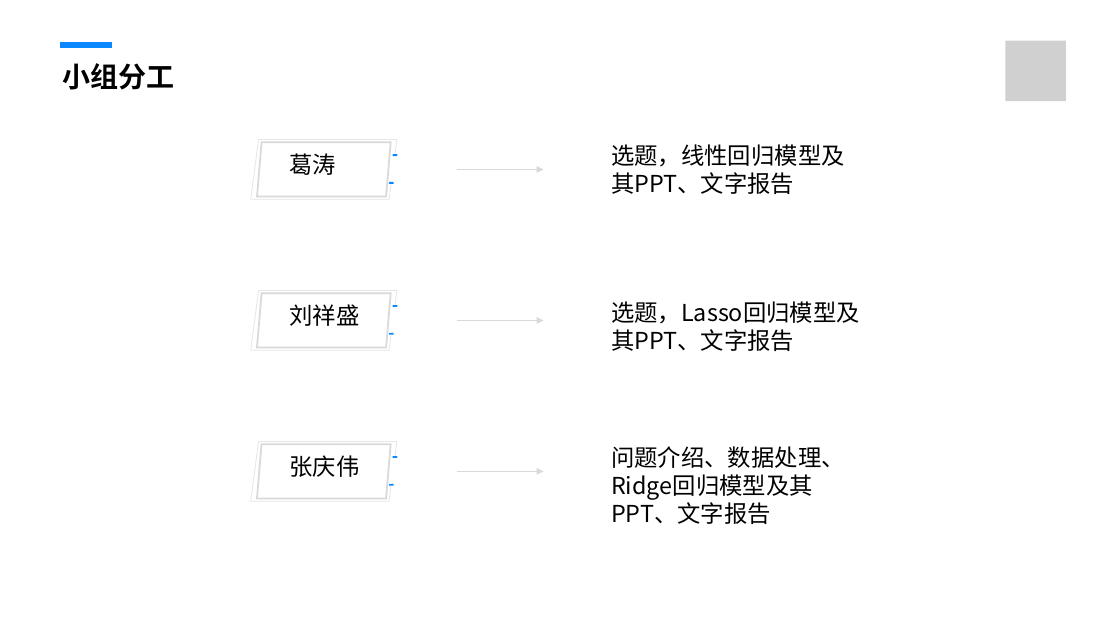
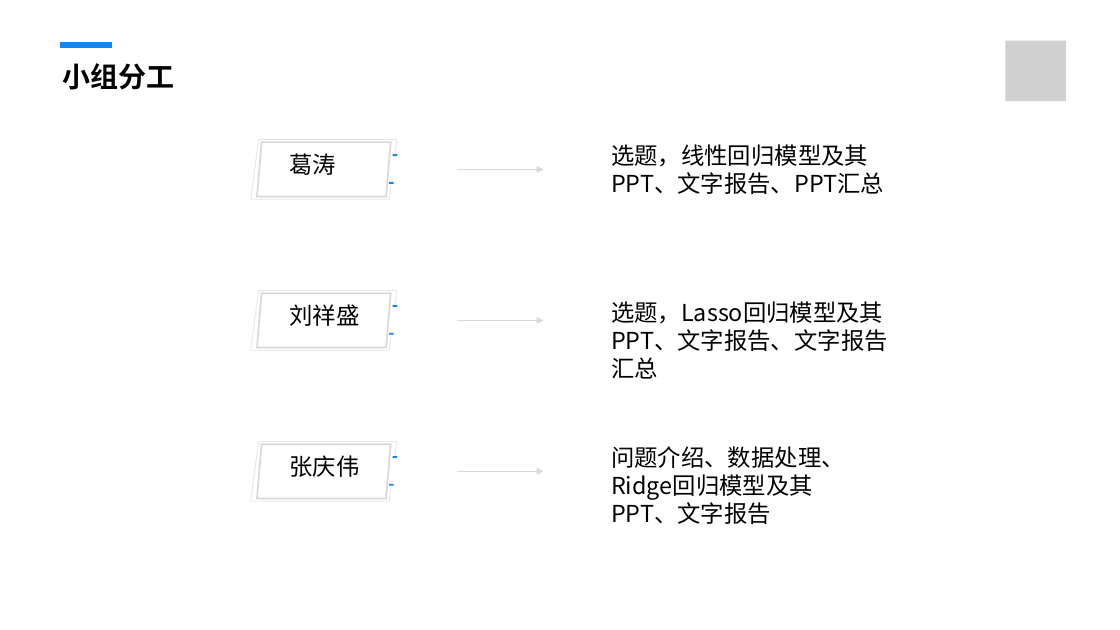
Before and after one commit to fengmian123/mid2rain.github.io, a slide deck: slide 30 of PPT+Word/智能制造质量预测.pptx. Drawn at 1120x630 pixels with LibreOffice and Linux fonts; fonts in the diff are those of the drawing; grey boxes stand for pictures; background and template pictures are left out. Boxes give left, top, right and bottom in pixels: in the first picture for what was removed or moved away, otherwise in the second. Text is boxed around its words. In the diff, an @@ line names an element or a change of style, - is before the commit and + after.

```diff
--- a/PPT+Word/智能制造质量预测.pptx
+++ b/PPT+Word/智能制造质量预测.pptx
@@ text at (611, 144, 884, 194): text changed @@
-选题，线性回归模型及其PPT、文字报告
+选题，线性回归模型及其PPT、文字报告、PPT汇总
@@ text at (611, 301, 888, 379): text changed @@
-选题，Lasso回归模型及其PPT、文字报告
+选题，Lasso回归模型及其PPT、文字报告、文字报告汇总
```
Also in this commit, not shown: 7 other slides changed, 2 slides added, 2 slides removed.
